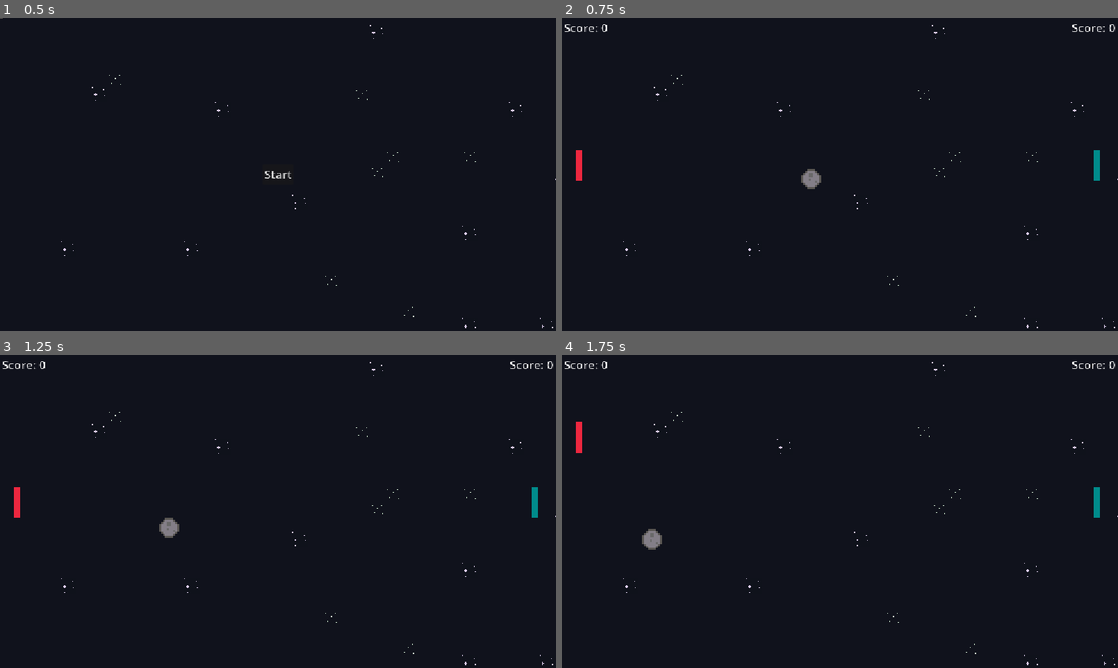
Above: before the commit, frames 1-4 (two rows, left to right).
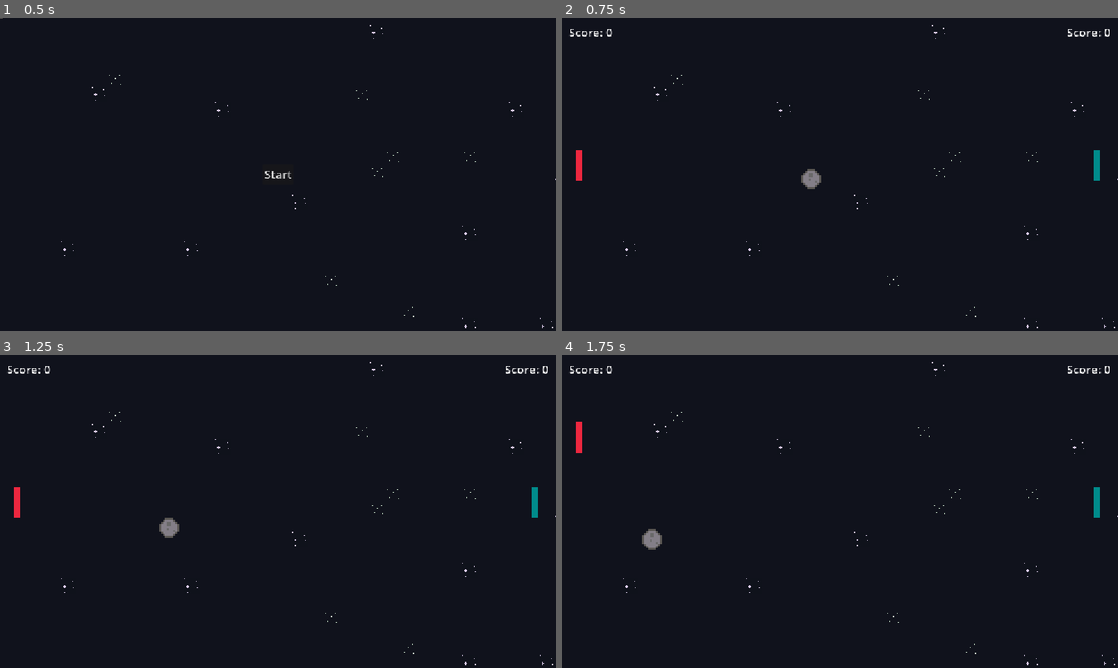
Above: after the commit, the same moments.

Repository: Shaedow2000/Pong-Godot
Game: Godot game, scene res://scenes/main.tscn
Same seed, same stepped clock (60 frames per second), same inputs: the game is played once before the commit and once after it.
Inputs:
- Up to frame 1 (0.5 s): no input
- Up to frame 2 (0.75 s): click "Start" at 0.5 s
- Up to frame 3 (1.25 s): no input
- Up to frame 4 (1.75 s): hold W (move_up_a) from 1.28 s (still down)

Frame 1 is identical in both runs. In frame 2, 0.3% of the frame differs, in the area x 0-100%, y 2-6%; in frame 3, 0.3%; in frame 4, 0.3%.

Commit message:
feat: add more margin on scores text

Diff:
--- a/scenes/scores.tscn
+++ b/scenes/scores.tscn
@@ -6,8 +6,8 @@
 script = ExtResource("1_r5nmk")
 
 [node name="PlayerAScore" type="Label" parent="." unique_id=2094867023]
-offset_right = 100.0
-offset_bottom = 40.0
+offset_right = 120.0
+offset_bottom = 60.0
 size_flags_horizontal = 4
 theme_override_font_sizes/font_size = 24
 text = "Score: 0"
@@ -18,8 +18,8 @@
 anchors_preset = 1
 anchor_left = 1.0
 anchor_right = 1.0
-offset_left = -100.0
-offset_bottom = 40.0
+offset_left = -120.0
+offset_bottom = 60.0
 grow_horizontal = 0
 size_flags_horizontal = 4
 theme_override_font_sizes/font_size = 24
